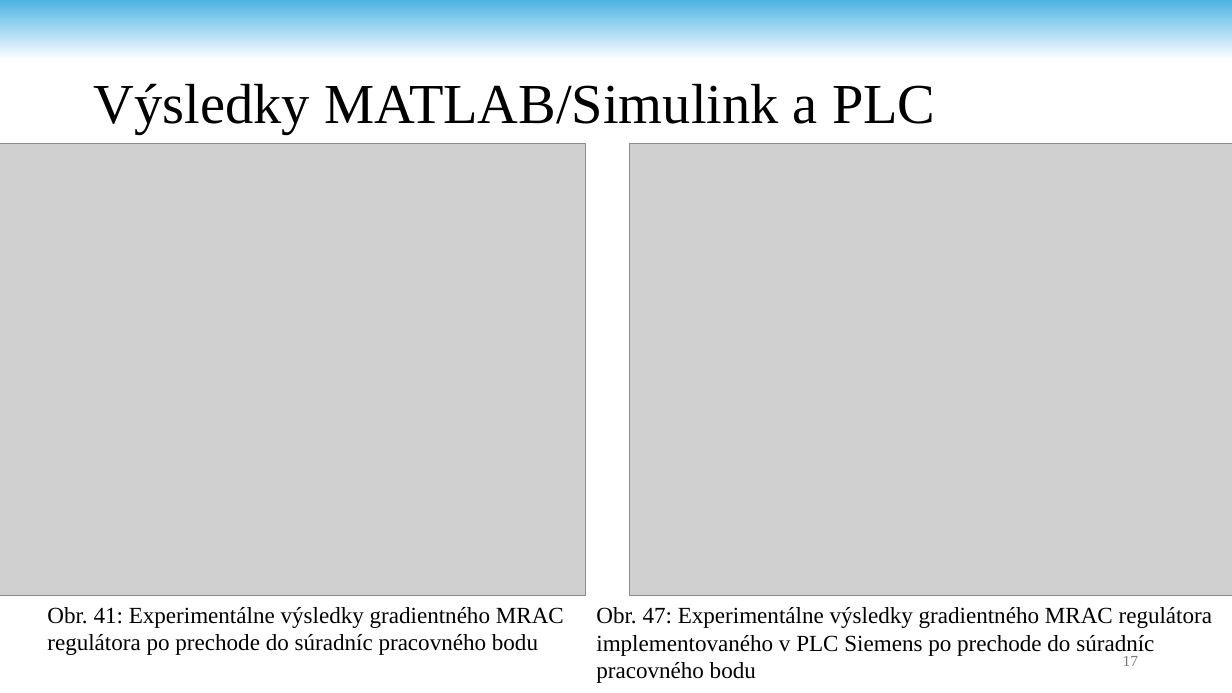
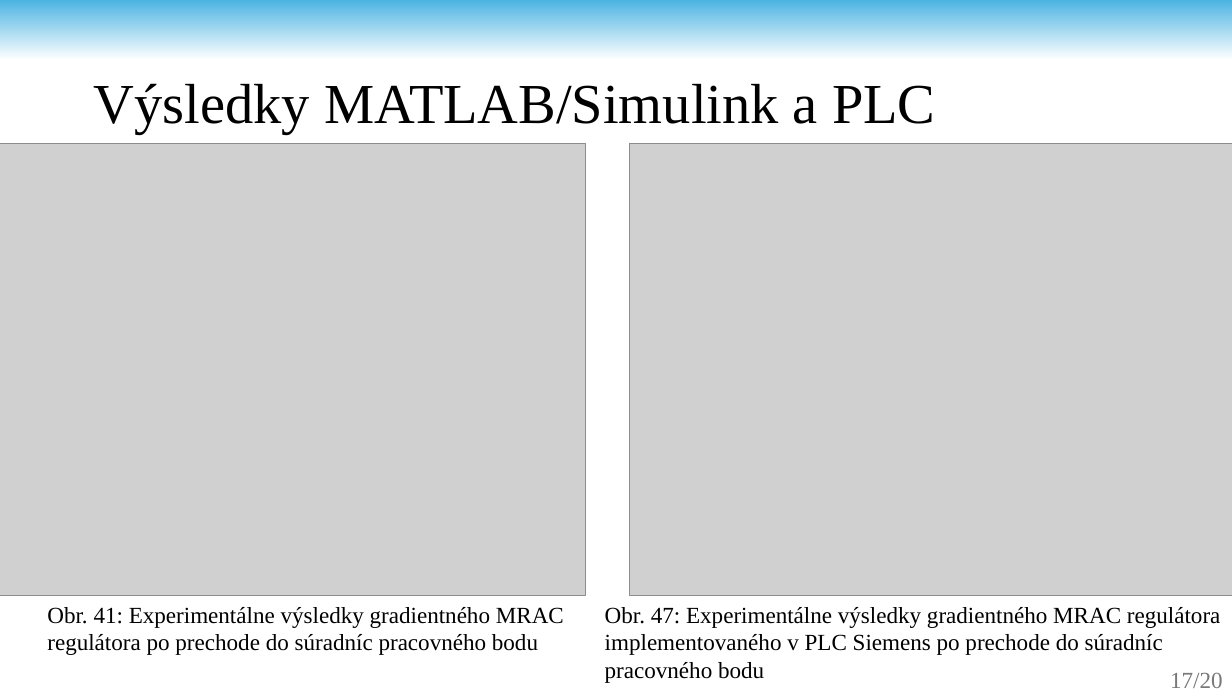
Before and after one commit to andrii-stoliar/DP-Stoliar, a slide deck: slide 17 of Prez/Prez.pptx. Drawn at 1232x693 pixels with LibreOffice and Linux fonts; fonts in the diff are those of the drawing; grey boxes stand for pictures; background and template pictures are left out. Boxes give left, top, right and bottom in pixels: in the first picture for what was removed or moved away, otherwise in the second. Text is boxed around its words. In the diff, an @@ line names an element or a change of style, - is before the commit and + after.

```diff
--- a/Prez/Prez.pptx
+++ b/Prez/Prez.pptx
@@ text "Obr. 47: Experimentálne výsledky gradientného ...": place and size @@
-text "Obr. 47: Experimentálne výsledky gradientného ..." at bbox=[596, 607, 1212, 683]
+text "Obr. 47: Experimentálne výsledky gradientného ..." at bbox=[605, 607, 1220, 683]
@@ text at bbox=[1170, 672, 1223, 688]: text changed; size 12 to 18 pt @@
-17
+17/20
```
Also in this commit, not shown: 20 other slides changed, 1 other file.
